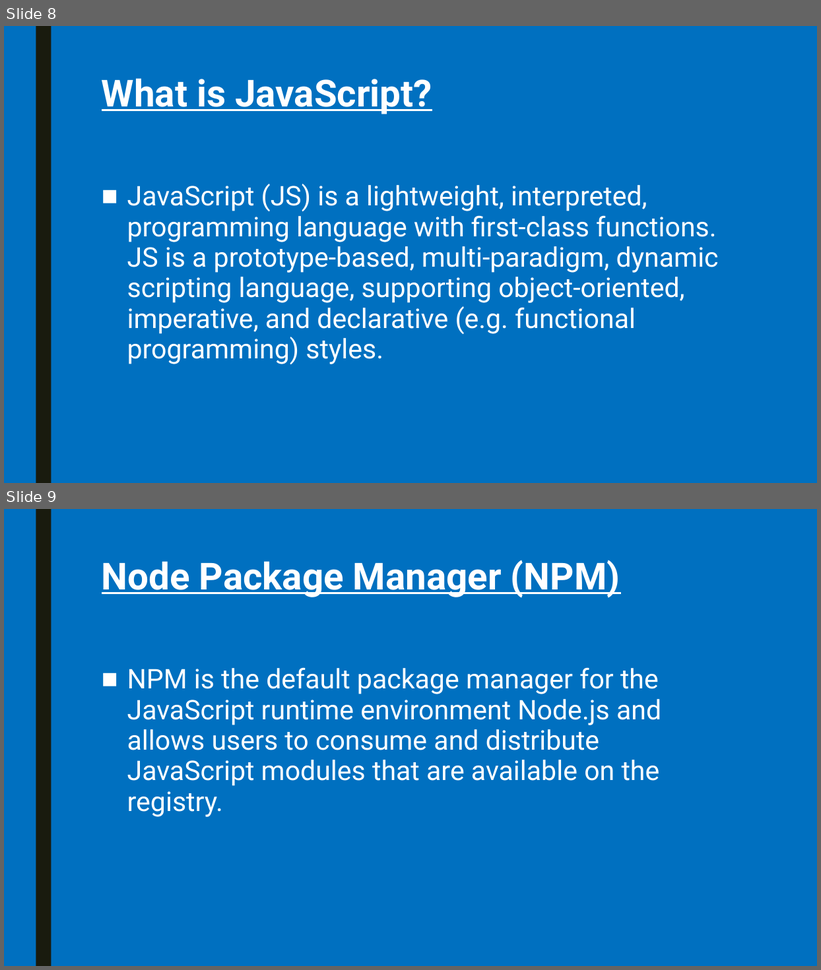
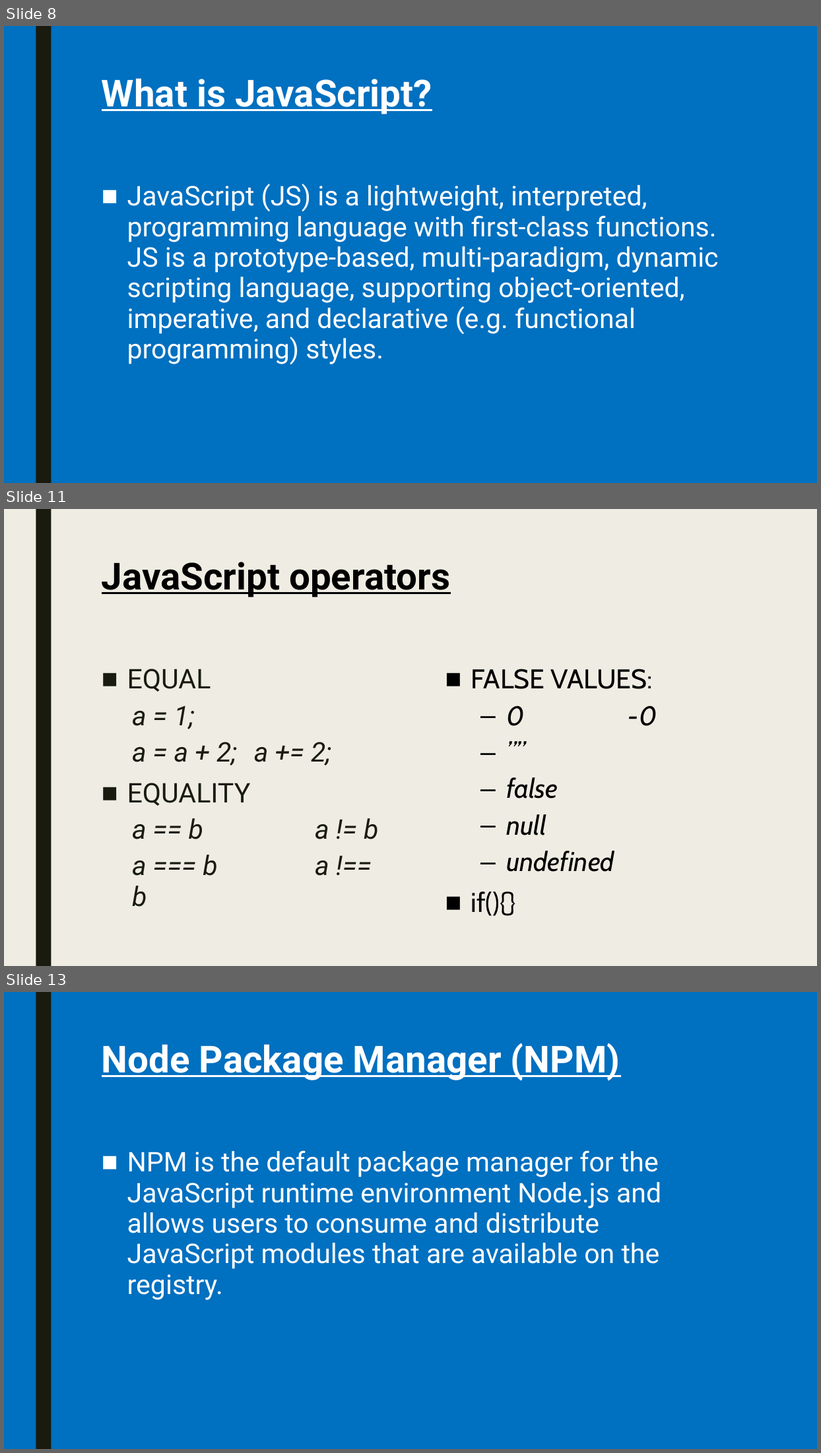
Before and after one commit to pkyurkchiev/mean-stack, a slide deck: slides/NodeJS.pptx. Shown one above the other, each under a label of ours: slides 8 and 9 before the commit, slides 8, 11 and 13 after it; the slides between them are not shown. The pictures are 821x970 and 821x1453 pixels, drawn with LibreOffice and Linux fonts; fonts in the diff are those of the drawing. Boxes give left, top, right and bottom in pixels: in the first picture for what was removed or moved away, otherwise in the second. Text is boxed around its words. In the diff, an @@ line names an element or a change of style, - is before the commit and + after.

```diff
--- a/slides/NodeJS.pptx
+++ b/slides/NodeJS.pptx
@@ slide 11 added at box(4, 509, 817, 966), background #EFEDE3; not listed: 1 template element that a slide beside it also shows @@
@@ title added at box(102, 562, 450, 597), 44 pt, text #000000, bold, underline @@
+JavaScript operators
@@ text added at box(127, 669, 378, 907), 32 pt, text #191B0E, italic @@
+■ EQUAL
+  a = 1;
+  a = a + 2; a += 2;
+■ EQUALITY
+  a == b a != b
+  a === b a !== b
@@ text added at box(471, 669, 657, 916), 32 pt, text #000000, italic @@
+■ FALSE VALUES:
+  – 0 -0
+  – ””
+  – false
+  – null
+  – undefined
+■ if(){}
@@ what was slide 9 is now slide 13 @@
```
Also in this commit, not shown: 10 other slides added, 1 slide removed.
